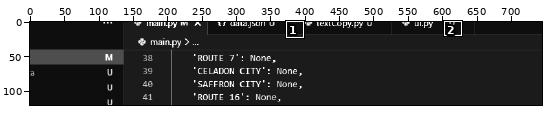
Two versions of one sprite sheet, EnhanceImage.png. Above, an overview of the earlier version with the close-up marked.
Close-up. Before:
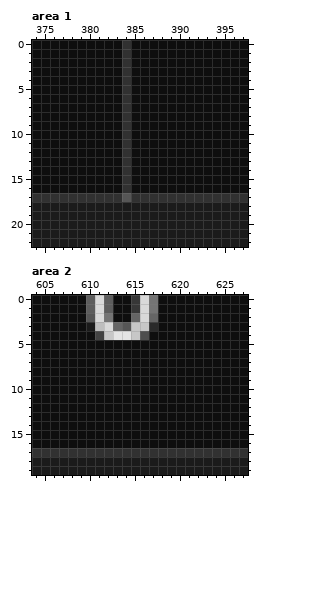
The file is 745x121 pixels. Colours within 5 levels of each other are drawn and written as one. Shown: area 1: x 374..397, y 0..22; area 2: x 604..627, y 0..19. The commit also changed other parts of the picture, which this record leaves out.
Now the later version:
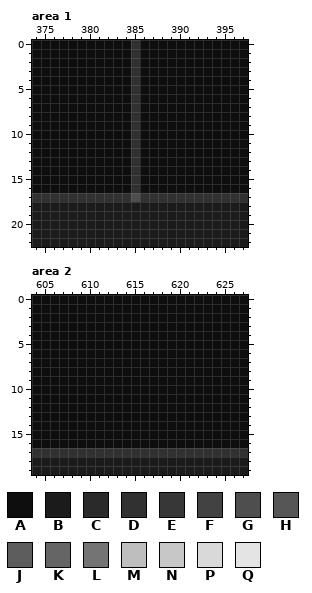
Palette (. is transparent): A #0e0e0e  B #1b1b1b  C #2a2a2a  D #313131  E #373737  F #424242  G #4e4e4e  H #565656  J #5d5d5d  K #656565  L #747474  M #bebebe  N #c7c7c7  P #d9d9d9  Q #e4e4e4
The exact change:
Area 1:
The edit turns colour D into colour A in rows 0 to 16 at x 384.
The edit turns colour A into colour D in rows 0 to 16 at x 385.
The edit turns colour H into colour D in row 17 at x 384.
The edit turns colour D into colour G in row 17 at x 385.
Area 2:
The edit turns colour B into colour A in row 3 at x 610.
The edit turns colour C into colour A in row 3 at x 617.
The edit turns colour E into colour A in rows 0 to 1 at x 615.
The edit turns colour F into colour A in row 4 at x 611.
The edit turns colour G into colour A in row 4 at x 616.
The edit turns colour H into colour A in row 2 at x 610; in row 3 at x 614.
The edit turns colour J into colour A in rows 0 to 1 at x 610 and 612.
The edit turns colour K into colour A in row 2 at x 615 and 617; in row 3 at x 613.
The edit turns colour L into colour A in rows 0 to 1 at x 617; in row 2 at x 612.
The edit turns colour M into colour A in row 3 at x 611.
The edit turns colour N into colour A in row 3 at x 615 to 616; in row 4 at x 612 and 615.
The edit turns colour P into colour A in rows 0 to 2 at x 611 and 616; in row 3 at x 612.
The edit turns colour Q into colour A in row 4 at x 613 to 614.
Changed places in both close-ups, as pixel boxes (x1, y1, x2, y2):
changed: (122, 40, 140, 202)
changed: (86, 295, 158, 340)
